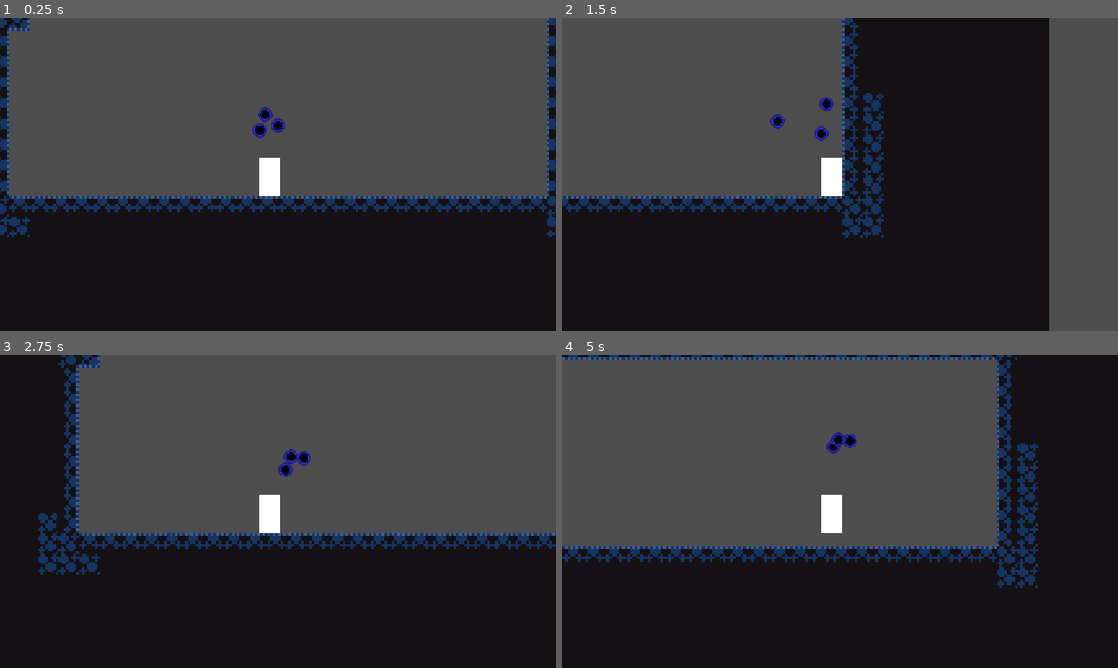
Above: before the commit, frames 1-4 (two rows, left to right).
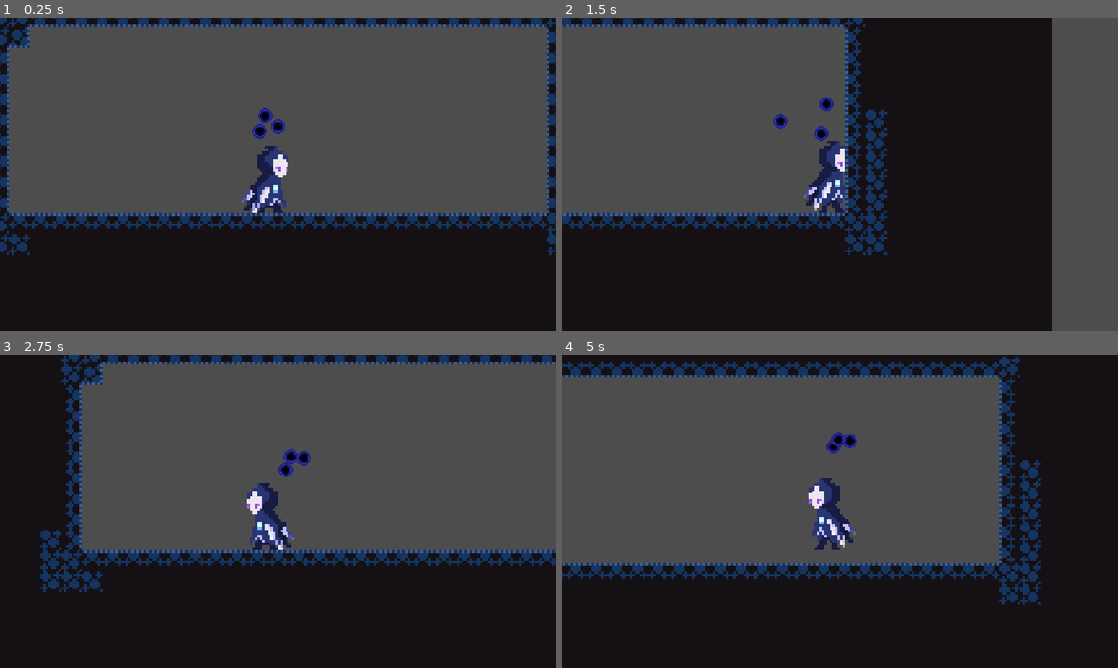
Above: after the commit, the same moments.

Repository: Timi865/Microvania
Game: Godot game, scene res://Scenes/game.tscn
Two runs of this game, one before a commit and one after it. Both use one fixed random seed, a clock stepped at 60 frames per second and the inputs below.
Inputs:
- Up to frame 1 (0.25 s): no input
- Up to frame 2 (1.5 s): hold Right (Move_right) from 0.53 s (still down); tap C (dash) at 0.6 s; tap Space (Jump) at 0.77 s; tap E (orb_throw) at 1.35 s
- Up to frame 3 (2.75 s): tap Space (Jump) at 1.52 s; release Right (Move_right) at 2.03 s; hold Left (Move_left) from 2.03 s (still down); tap C (dash) at 2.1 s
- Up to frame 4 (5 s): release Left (Move_left) at 2.78 s; hold Right (Move_right) 2.78-4.28 s; tap E (orb_throw) at 2.85, 4.35 s; tap Space (Jump) at 3.02, 3.77, 4.52 s; tap C (dash) at 3.6 s; hold Left (Move_left) from 4.28 s (still down)

The runs differ from the first frame. In frame 1, 13% of the frame differs, in the area x 0-100%, y 0-76%; in frame 2, 9.5%; in frame 3, 13%; in frame 4, 15%, in the area x 0-87%, y 0-80%.

Commit message:
WISP
Added the player spirte: name = wisp and added an idle anim

Diff:
--- a/Scenes/Player.tscn
+++ b/Scenes/Player.tscn
@@ -2,24 +2,70 @@
 
 [ext_resource type="Script" uid="uid://dh08bt053owqn" path="res://Scripts/Player.gd" id="1_gntrk"]
 [ext_resource type="PackedScene" uid="uid://buykxegc7cjpf" path="res://Scenes/orb.tscn" id="2_88kja"]
+[ext_resource type="Texture2D" uid="uid://c5a2uf1j1ycu3" path="res://Art/Wisp-Sheet.png" id="2_dewec"]
 [ext_resource type="Script" uid="uid://sm5x5uuno8db" path="res://Scripts/orb_manager.gd" id="2_it8n0"]
 
+[sub_resource type="AtlasTexture" id="AtlasTexture_5ixxa"]
+atlas = ExtResource("2_dewec")
+region = Rect2(0, 0, 80, 48)
+
+[sub_resource type="AtlasTexture" id="AtlasTexture_nn08x"]
+atlas = ExtResource("2_dewec")
+region = Rect2(80, 0, 80, 48)
+
+[sub_resource type="AtlasTexture" id="AtlasTexture_52ee3"]
+atlas = ExtResource("2_dewec")
+region = Rect2(160, 0, 80, 48)
+
+[sub_resource type="AtlasTexture" id="AtlasTexture_bhhdu"]
+atlas = ExtResource("2_dewec")
+region = Rect2(240, 0, 80, 48)
+
+[sub_resource type="AtlasTexture" id="AtlasTexture_megsn"]
+atlas = ExtResource("2_dewec")
+region = Rect2(320, 0, 80, 48)
+
+[sub_resource type="SpriteFrames" id="SpriteFrames_yw7hx"]
+animations = [{
+"frames": [{
+"duration": 1.0,
+"texture": SubResource("AtlasTexture_5ixxa")
+}, {
+"duration": 1.0,
+"texture": SubResource("AtlasTexture_nn08x")
+}, {
+"duration": 1.0,
+"texture": SubResource("AtlasTexture_52ee3")
+}, {
+"duration": 1.0,
+"texture": SubResource("AtlasTexture_bhhdu")
+}, {
+"duration": 1.0,
+"texture": SubResource("AtlasTexture_megsn")
+}],
+"loop": 1,
+"name": &"IDLE",
+"speed": 10.0
+}]
+
 [sub_resource type="RectangleShape2D" id="RectangleShape2D_yw7hx"]
-size = Vector2(16.382978, 31.276596)
+size = Vector2(18.98936, 55.31915)
 
 [node name="Player" type="CharacterBody2D" unique_id=402479733]
 script = ExtResource("1_gntrk")
 DASH_TIME = 0.75
 
+[node name="AnimatedSprite2D" type="AnimatedSprite2D" parent="." unique_id=1033583767]
+texture_filter = 1
+position = Vector2(-1, -10)
+sprite_frames = SubResource("SpriteFrames_yw7hx")
+animation = &"IDLE"
+autoplay = "IDLE"
+
 [node name="CollisionShape2D" type="CollisionShape2D" parent="." unique_id=469050356]
+position = Vector2(0.46250004, 1)
 scale = Vector2(0.47, 0.47)
 shape = SubResource("RectangleShape2D_yw7hx")
-
-[node name="ColorRect" type="ColorRect" parent="CollisionShape2D" unique_id=1072303817]
-offset_left = -8.829787
-offset_top = -15.638298
-offset_right = 8.191487
-offset_bottom = 16.276594
 
 [node name="OrbManager" type="Node2D" parent="." unique_id=285544787]
 script = ExtResource("2_it8n0")
--- a/Scripts/Player.gd
+++ b/Scripts/Player.gd
@@ -37,6 +37,10 @@
 
 	if x_input:
 		look_dir_x = int(x_input)
+
+	if x_input != 0:
+		$AnimatedSprite2D.flip_h = x_input < 0
+
 
 	if is_on_floor() and Input.is_action_just_pressed("Jump"):
 		velocity.y = JUMP_HEIGHT
Binary file added: Art/Wisp-Sheet.png
Not shown, added: Art/Wisp-Sheet.png.import
